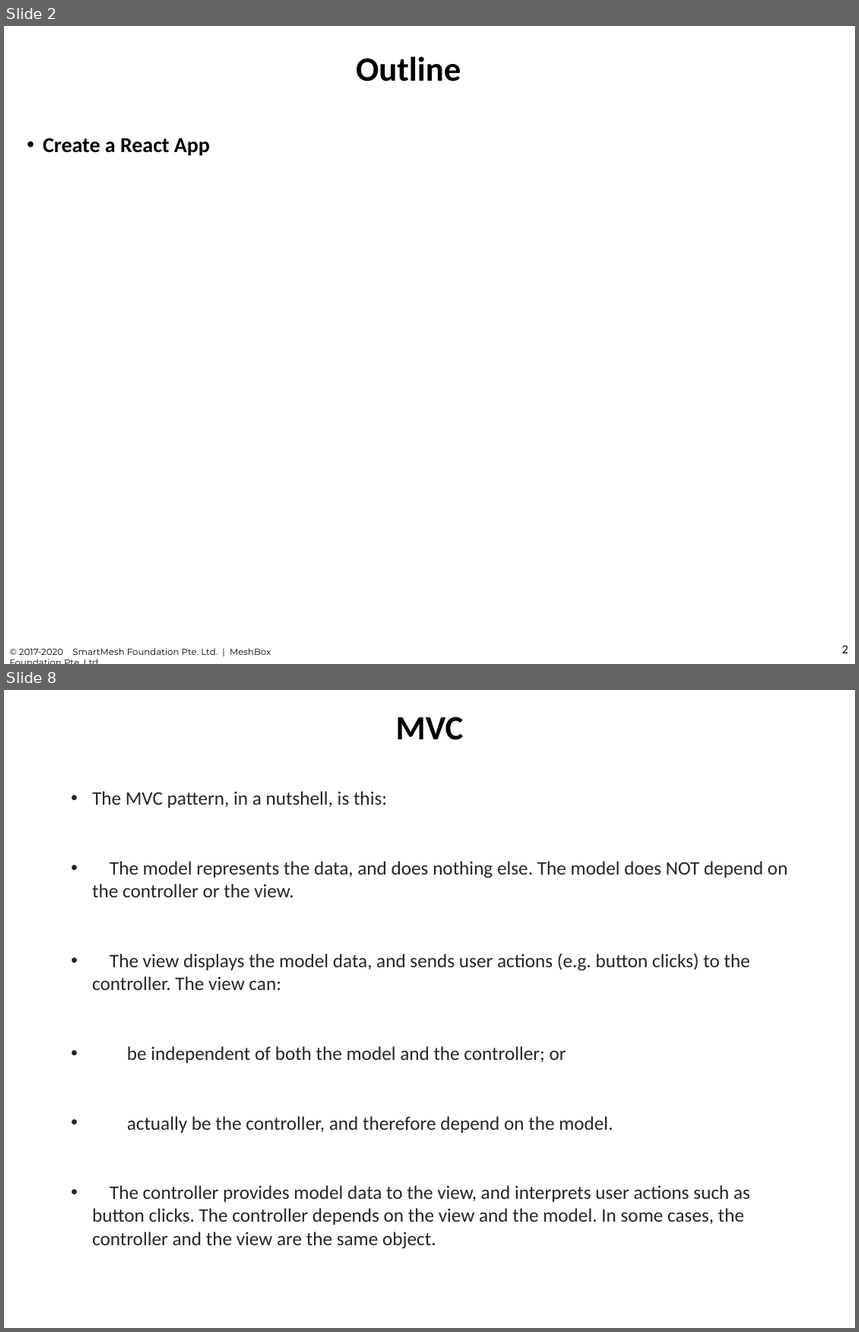
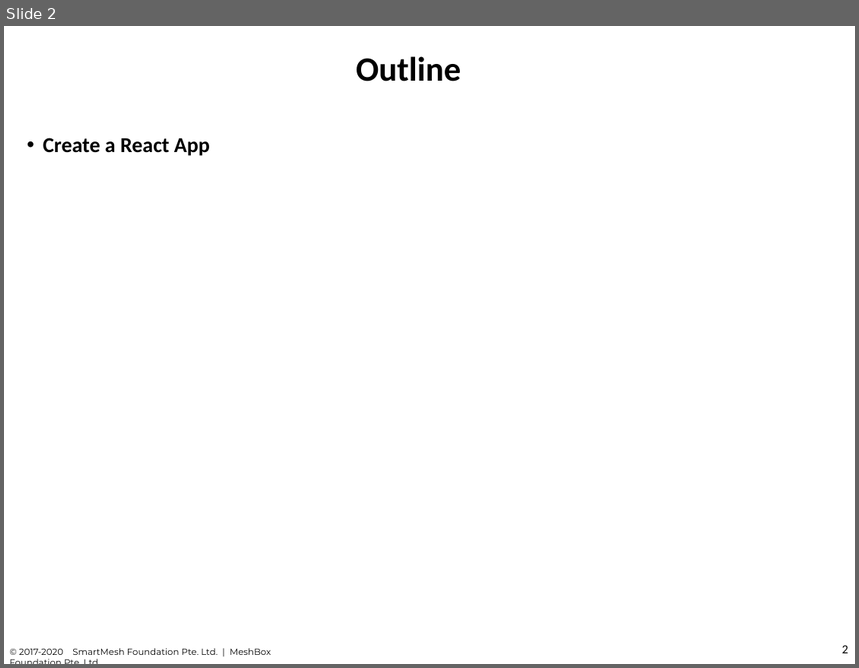
Before and after one commit to chuacw/SGUS-Slides, a slide deck: BCI - Day11 - Node-Express 2.pptx. Shown one above the other, each under a label of ours: slides 2 and 8 before the commit, slide 2 after it; the slides between them are not shown. The pictures are 859x1332 and 859x668 pixels, drawn with LibreOffice and Linux fonts; fonts in the diff are those of the drawing. Boxes give left, top, right and bottom in pixels: in the first picture for what was removed or moved away, otherwise in the second. Text is boxed around its words. In the diff, an @@ line names an element or a change of style, - is before the commit and + after.

```diff
--- a/BCI - Day11 - Node-Express 2.pptx
+++ b/BCI - Day11 - Node-Express 2.pptx
@@ slide 8 removed at (x1=4, y1=690, x2=855, y2=1328), background #FFFFFF @@
@@ title removed at (x1=396, y1=717, x2=464, y2=740) @@
-MVC
@@ text removed at (x1=92, y1=791, x2=788, y2=1249) @@
-• The MVC pattern, in a nutshell, is this:
-• The model represents the data, and does nothing else. The model does NOT depend on the controller or the view.
-• The view displays the model data, and sends user actions (e.g. button clicks) to the controller. The view can:
-• be independent of both the model and the controller; or
-• actually be the controller, and therefore depend on the model.
-• The controller provides model data to the view, and interprets user actions such as button clicks. The controller depends on the view and the model. In some cases, the controller and the view are the same object.
```
Also in this commit, not shown: 11 slides added, 7 other slides removed, 3 other files.
